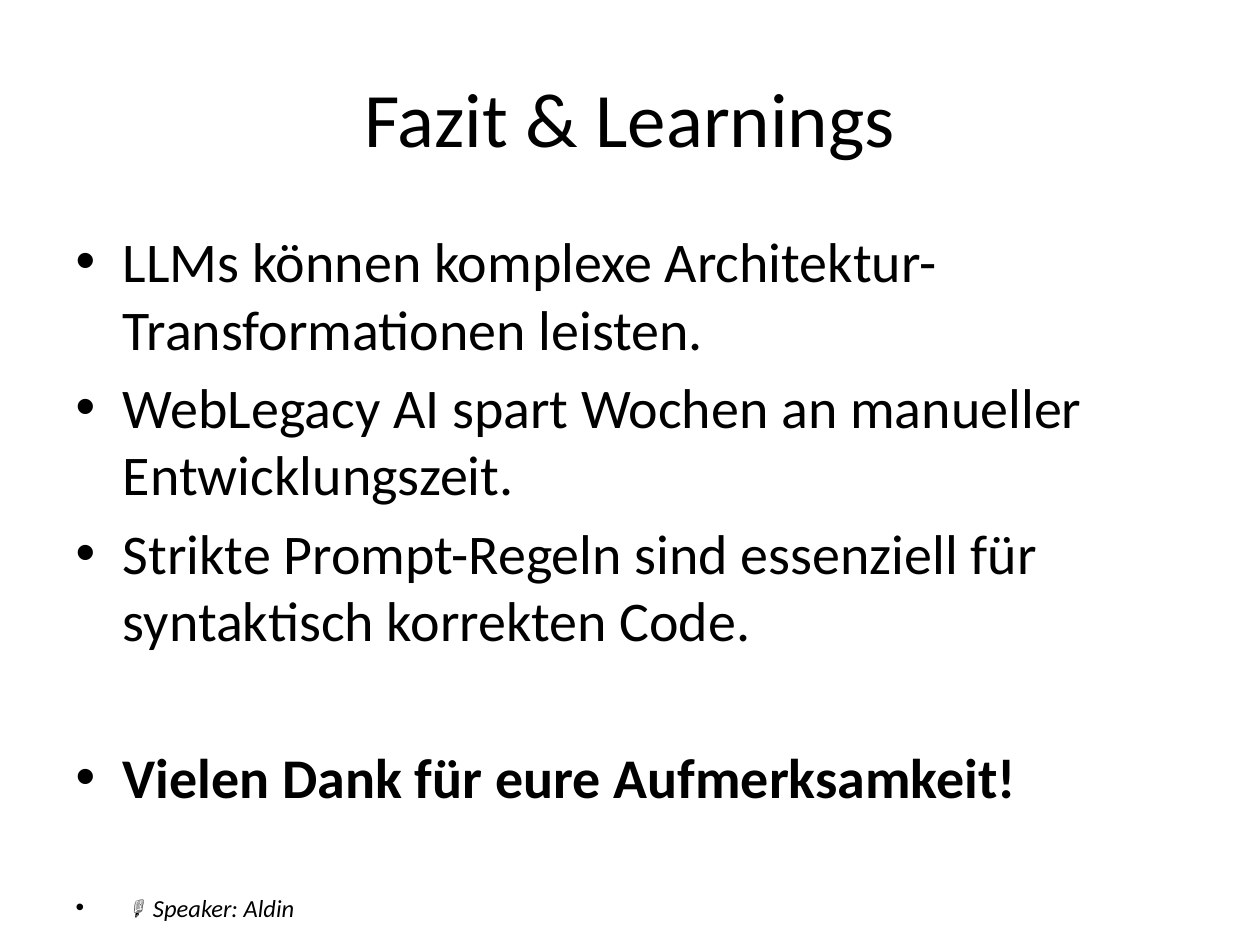
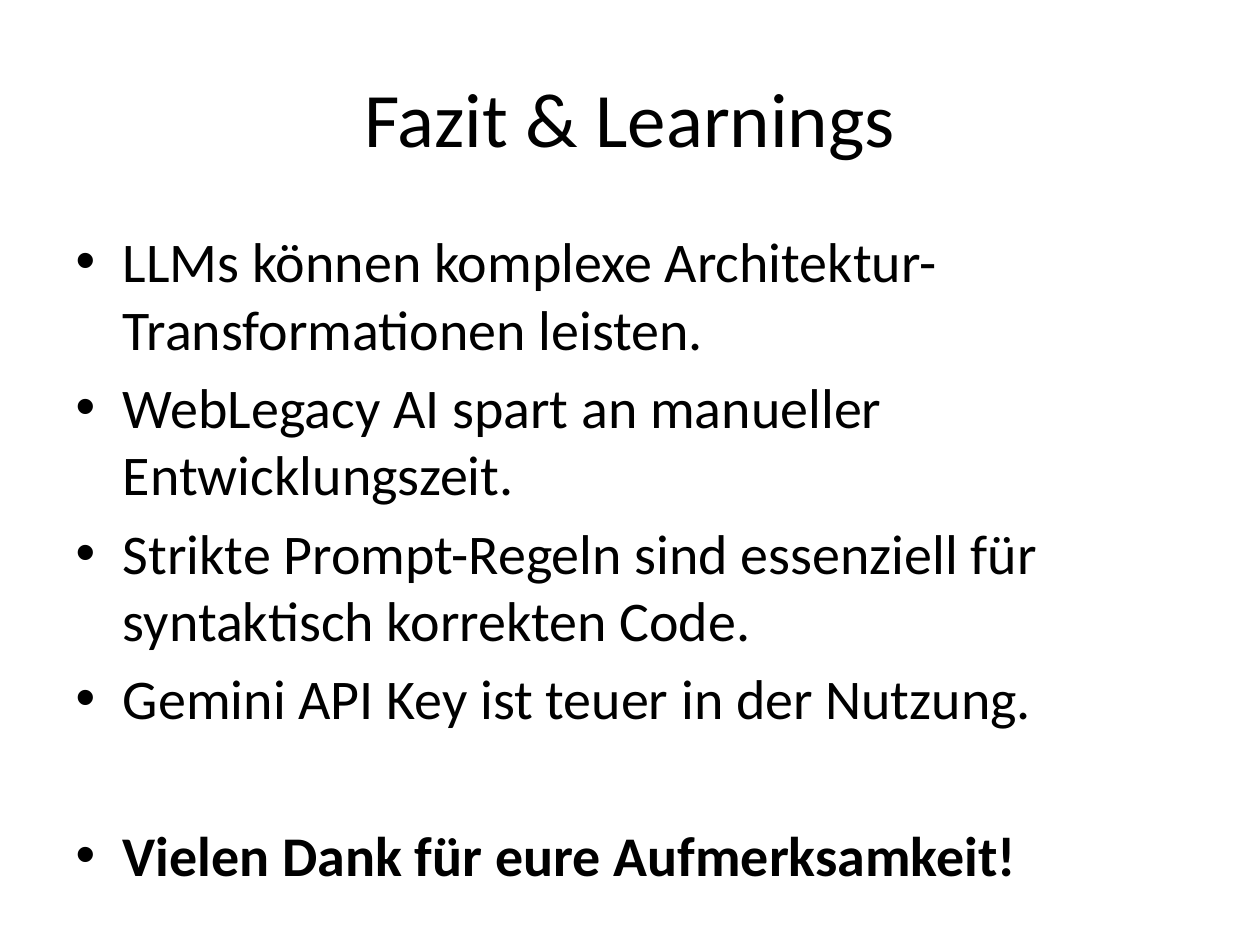
Before and after one commit to kis4-2026ss/projekt-g1-memic-six, a slide deck: slide 9 of WebLegacyAI_Presentation.pptx. Drawn at 1260x945 pixels with LibreOffice and Linux fonts; fonts in the diff are those of the drawing. Boxes give left, top, right and bottom in pixels: in the first picture for what was removed or moved away, otherwise in the second. Text is boxed around its words. In the diff, an @@ line names an element or a change of style, - is before the commit and + after.

Commit message:
final commit

```diff
--- a/WebLegacyAI_Presentation.pptx
+++ b/WebLegacyAI_Presentation.pptx
@@ text at bbox=[123, 243, 1037, 877]: paragraph removed @@
-• 🎙️ Speaker: Aldin
@@ text at bbox=[123, 389, 881, 505]: text changed @@
-• WebLegacy AI spart Wochen an manueller Entwicklungszeit.
+• WebLegacy AI spart an manueller Entwicklungszeit.
@@ text at bbox=[123, 680, 1030, 729]: paragraph added @@
+• Gemini API Key ist teuer in der Nutzung.
```
Also in this commit, not shown: 1 slide added, 1 slide removed.
